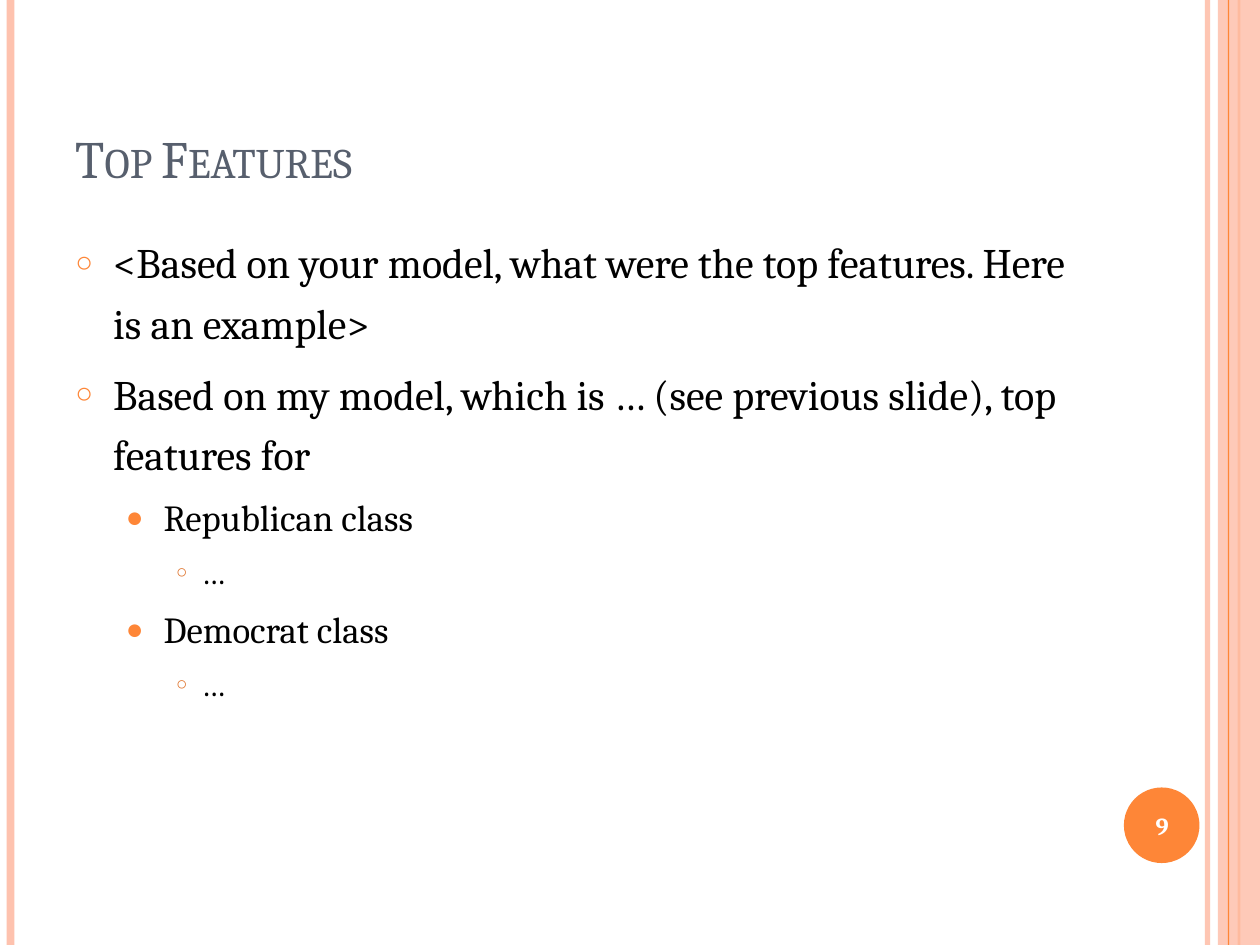
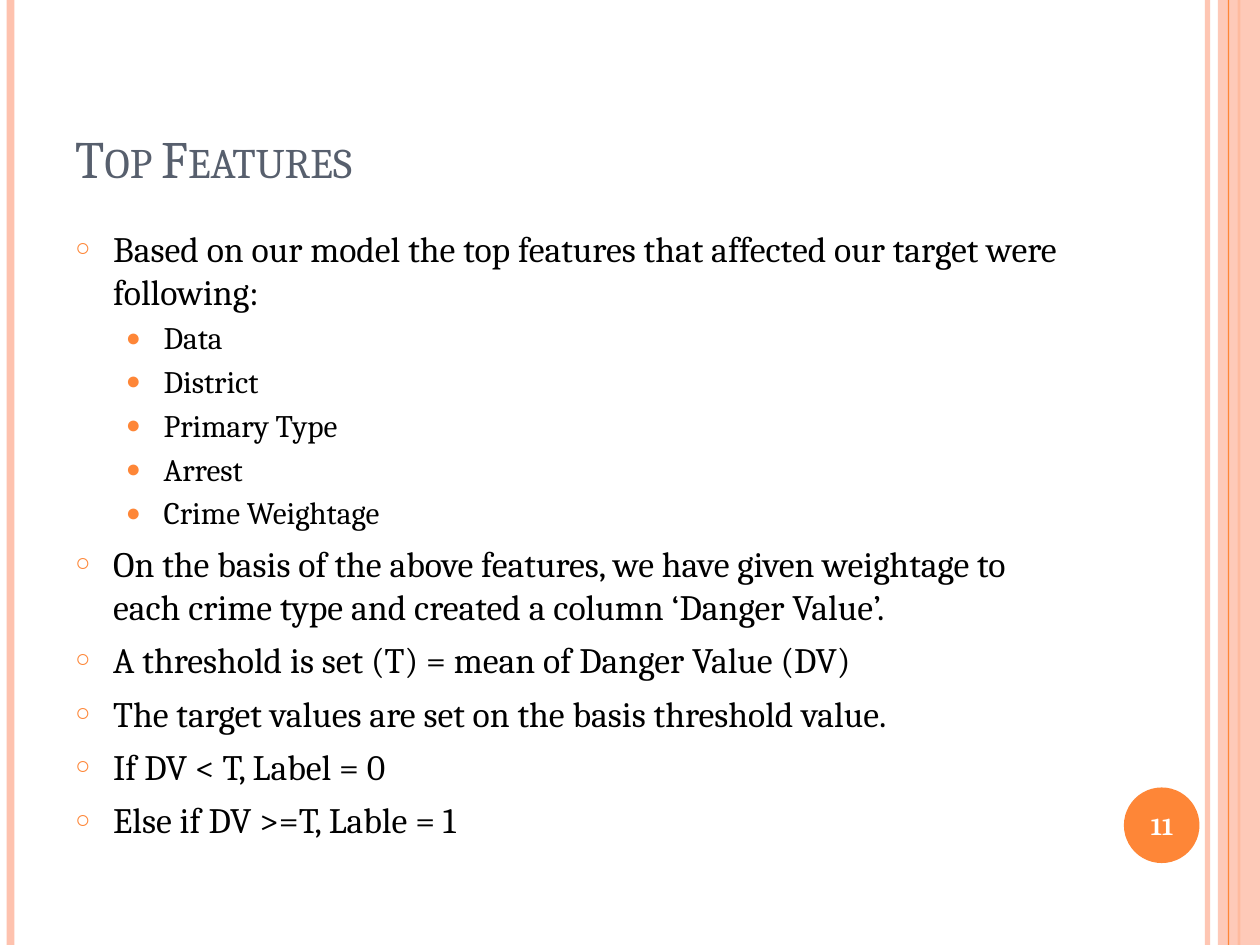
Before and after one commit to zee1159/Safe-Area-Prediction-Machine-Learning-Project, a slide deck: slide 11 of project-presentation-template.pptx (slide 9 before the commit). Drawn at 1260x945 pixels with LibreOffice and Linux fonts; fonts in the diff are those of the drawing. Boxes give left, top, right and bottom in pixels: in the first picture for what was removed or moved away, otherwise in the second. Text is boxed around its words. In the diff, an @@ line names an element or a change of style, - is before the commit and + after.

```diff
--- a/project-presentation-template.pptx
+++ b/project-presentation-template.pptx
@@ text at (113, 236, 1056, 838): text changed; size 24 to 20.4 pt @@
-○ <Based on your model, what were the top features. Here is an example>
-○ Based on my model, which is … (see previous slide), top features for
-  ● Republican class
-    ○ …
-  ● Democrat class
-    ○ …
+○ Based on our model the top features that affected our target were following:
+  ● Data
+  ● District
+  ● Primary Type
+  ● Arrest
+  ● Crime Weightage
+○ On the basis of the above features, we have given weightage to each crime type and created a column ‘Danger Value’.
+○ A threshold is set (T) = mean of Danger Value (DV)
+○ The target values are set on the basis threshold value.
+○ If DV < T, Label = 0
+○ Else if DV >=T, Lable = 1
@@ page number at (1151, 818, 1173, 835): text changed @@
-9
+11
```
Also in this commit, not shown: 1 other slide changed, 3 slides added, 1 slide removed, 1 other file.
